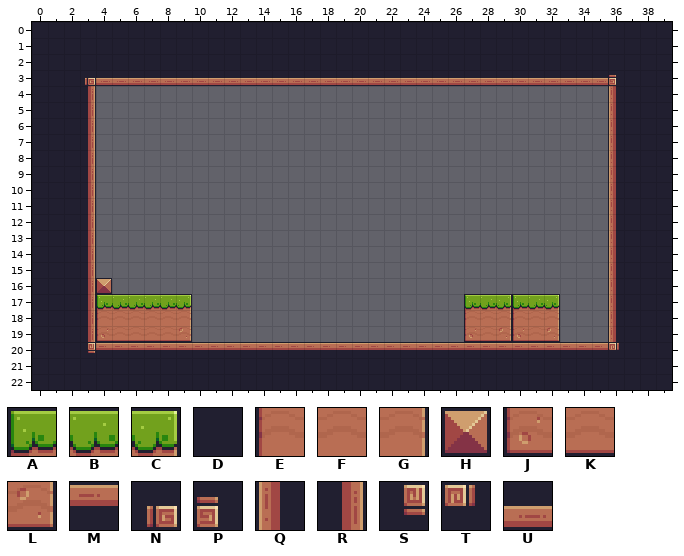
A Tiled map gets an edit: assets/tiles/level-01.tmx. This is how it looked before the edit.
Cells are 16x16 px. Shown: x 0..39, y 0..22.
Key: from "Pixel Adventure": A 6, B 7, C 8, D 23, E 28, F 29, G 30, H 34, J 50, K 51, L 52, M 89, N 91, P 92, Q 110, R 112, S 113, T 114, U 133.
_ is an empty cell.
Layer "Background" before, first column x 0:
 0 DDDDDDDDDDDDDDDDDDDDDDDDDDDDDDDDDDDDDDDD
 1 DDDDDDDDDDDDDDDDDDDDDDDDDDDDDDDDDDDDDDDD
 2 DDDDDDDDDDDDDDDDDDDDDDDDDDDDDDDDDDDDDDDD
 3 DDDNUUUUUUUUUUUUUUUUUUUUUUUUUUUUUUUUPDDD
 4 DDDR________________________________QDDD
 5 DDDR________________________________QDDD
 6 DDDR________________________________QDDD
 7 DDDR________________________________QDDD
 8 DDDR________________________________QDDD
 9 DDDR________________________________QDDD
10 DDDR________________________________QDDD
11 DDDR________________________________QDDD
12 DDDR________________________________QDDD
13 DDDR________________________________QDDD
14 DDDR________________________________QDDD
15 DDDR________________________________QDDD
16 DDDRH_______________________________QDDD
17 DDDRABBBBC_________________ABCABC___QDDD
18 DDDREFFFFG_________________EFGEFG___QDDD
19 DDDRJKKKKL_________________JKLJKL___QDDD
20 DDDSMMMMMMMMMMMMMMMMMMMMMMMMMMMMMMMMTDDD
21 DDDDDDDDDDDDDDDDDDDDDDDDDDDDDDDDDDDDDDDD
22 DDDDDDDDDDDDDDDDDDDDDDDDDDDDDDDDDDDDDDDD
Now the later version:
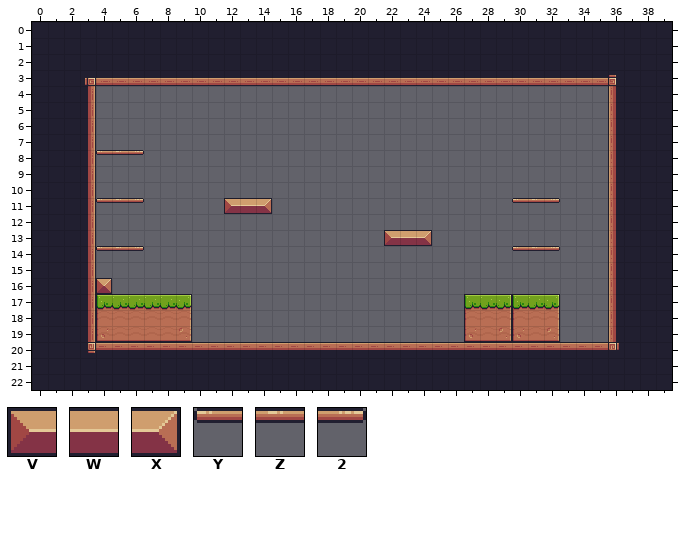
Further tiles: from "Pixel Adventure": V 12, W 13, X 14, Y 39, Z 40, 2 41.
From old to new:
Layer "Background":
Tile 2 is added in row 8 at x 6; in row 11 at x 6 and 32; in row 14 at x 6 and 32.
Tile V is added in row 11 at x 12; in row 13 at x 22.
Tile W is added in row 11 at x 13; in row 13 at x 23.
Tile X is added in row 11 at x 14; in row 13 at x 24.
Tile Y is added in row 8 at x 4; in row 11 at x 4 and 30; in row 14 at x 4 and 30.
Tile Z is added in row 8 at x 5; in row 11 at x 5 and 31; in row 14 at x 5 and 31.
